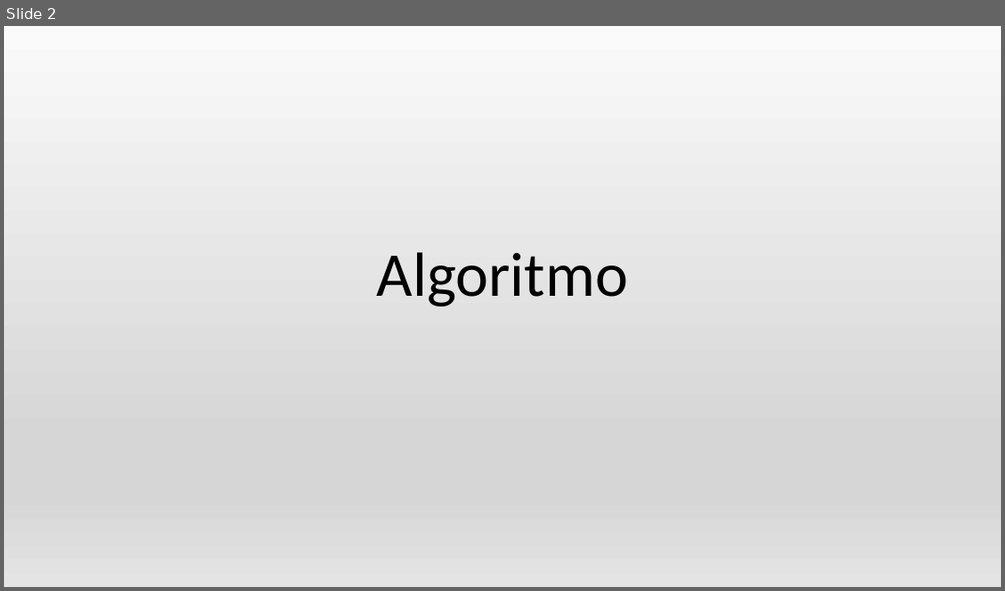
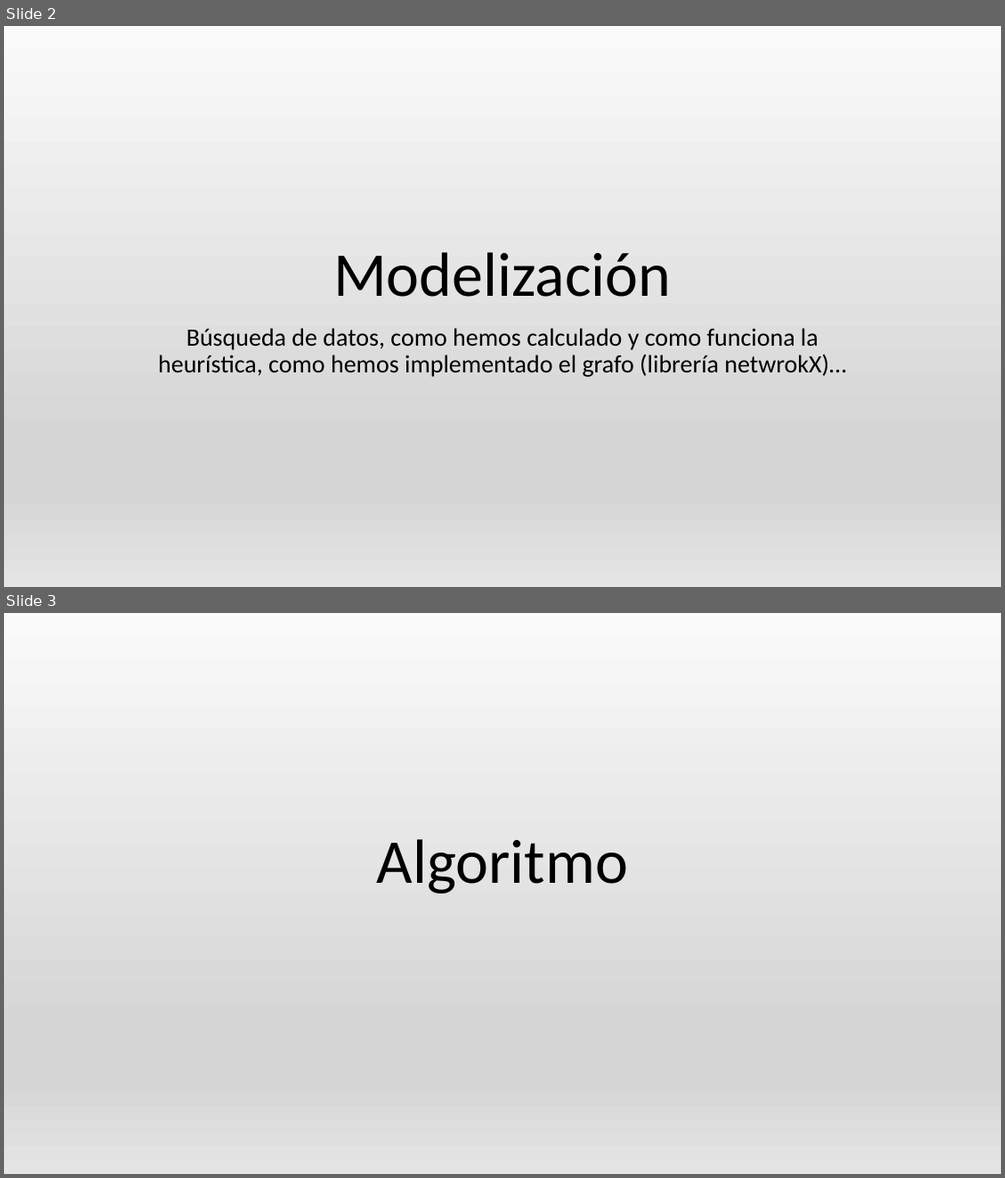
Before and after one commit to AGarciaCast/MetroJapon, a slide deck: PresentacionMetro.pptx. Shown one above the other, each under a label of ours: slide 2 before the commit, slides 2 and 3 after it. The pictures are 1005x591 and 1005x1178 pixels, drawn with LibreOffice and Linux fonts; fonts in the diff are those of the drawing. Boxes give left, top, right and bottom in pixels: in the first picture for what was removed or moved away, otherwise in the second. Text is boxed around its words. In the diff, an @@ line names an element or a change of style, - is before the commit and + after.

```diff
--- a/PresentacionMetro.pptx
+++ b/PresentacionMetro.pptx
@@ slide 2 added at (4,26,1001,587), background gradient #FAFAFA to #D7D7D7 to #E4E4E4 @@
@@ title added at (333,252,672,297), 60 pt, text #000000 @@
+Modelización
@@ subtitle added at (158,328,846,377), 24 pt, text #000000 @@
+Búsqueda de datos, como hemos calculado y como funciona la heurística, como hemos implementado el grafo (librería netwrokX)…
@@ what was slide 2 is now slide 3 @@
```
Also in this commit, not shown: 4 slides changed, 1 other slide added, 1 slide removed.
